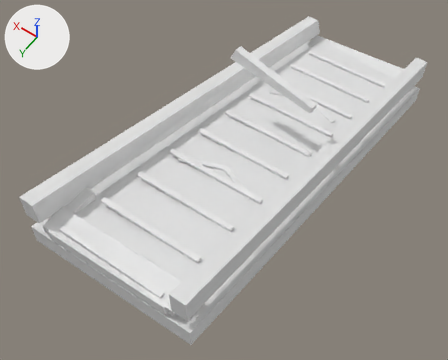
The glTF model assets/source/infrastructure/directorate/conveyors/models/ramp_down/damaged_lod0.glb, before and after one commit.
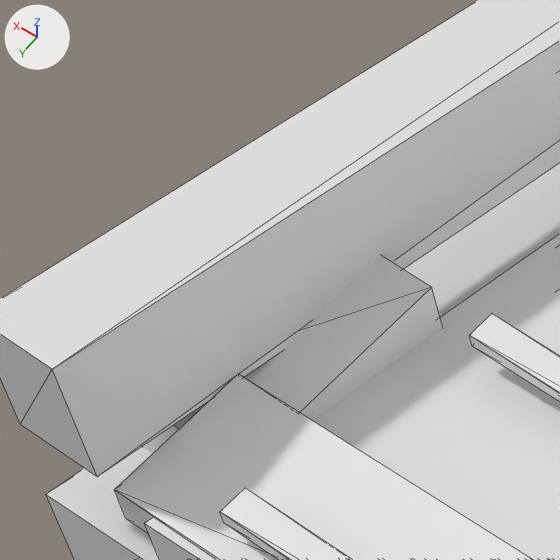
There are two pictures of each version: one whole from a 50 mm camera at (-0.2038, 0.3577, 0.8289) aimed at (0.0148, 0.0516, 0.3479), one close up on the part from 5% to 26% of the width and 40% to 66% of the height. Arrows for +X, +Y and +Z are at upper left; the lights stay in place. The first two pictures are the older version. The close-ups show mesh edges as thin lines. Vertices at exactly the same position are counted once.

Names of what the first close-up shows: 'damaged_lod0'.
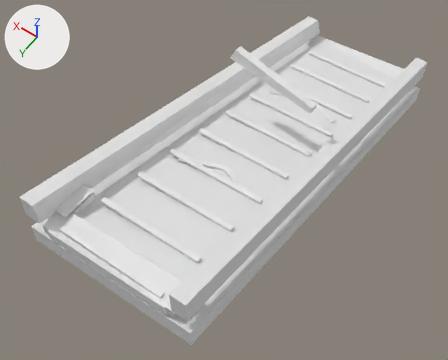
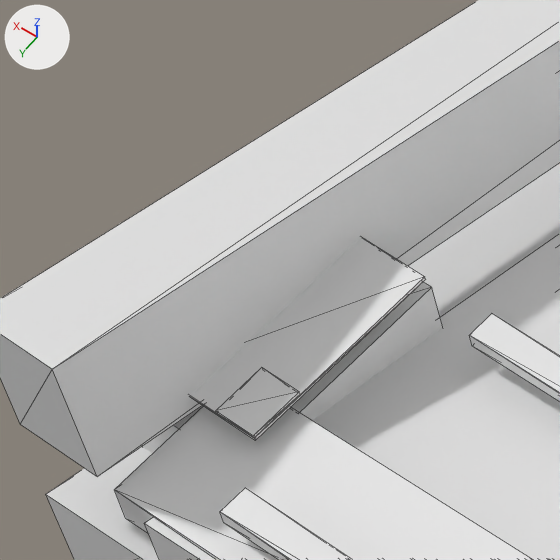
Diff of the bpy script that builds the scene:
```diff
--- a/assets/source/infrastructure/directorate/conveyors/models/ramp_down/damaged_lod0.glb.py
+++ b/assets/source/infrastructure/directorate/conveyors/models/ramp_down/damaged_lod0.glb.py
@@ me_damaged_lod0 @@
 # used by ob_damaged_lod0; location = (0.0, 0.0, 0.0)
-me_damaged_lod0.from_pydata(...)  # 416 vertices, 704 faces; spans x -0.078..0.082, y -0.222..0.222, z 0.289..0.461
+me_damaged_lod0.from_pydata(...)  # 432 vertices, 728 faces; spans x -0.078..0.082, y -0.222..0.222, z 0.289..0.461
+# me_damaged_lod0 part 1: a new loose piece, a box spanning x 0.05556..0.07278, y 0.17444..0.20611, z 0.43083..0.43139
+# me_damaged_lod0 part 2: a new loose piece, a box spanning x 0.05556..0.06222, y 0.19778..0.20611, z 0.43144..0.432
```

Changed parts and their boxes [x1, y1, x2, y2] in the close-ups (560 x 560 px):
part 1 of me_damaged_lod0, added
    after: [191, 237, 425, 440]
part 2 of me_damaged_lod0, added
    after: [216, 368, 300, 438]
